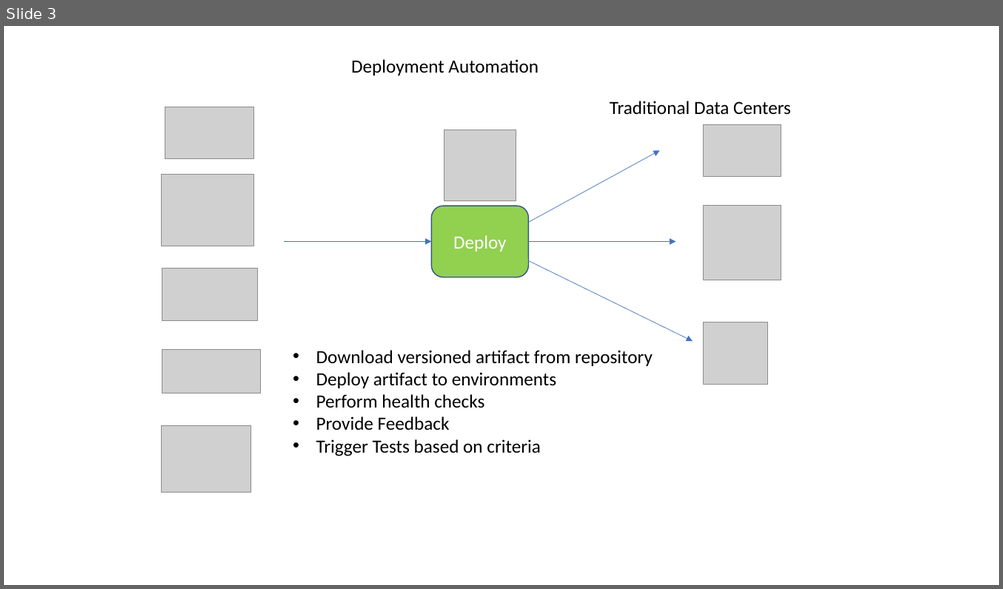
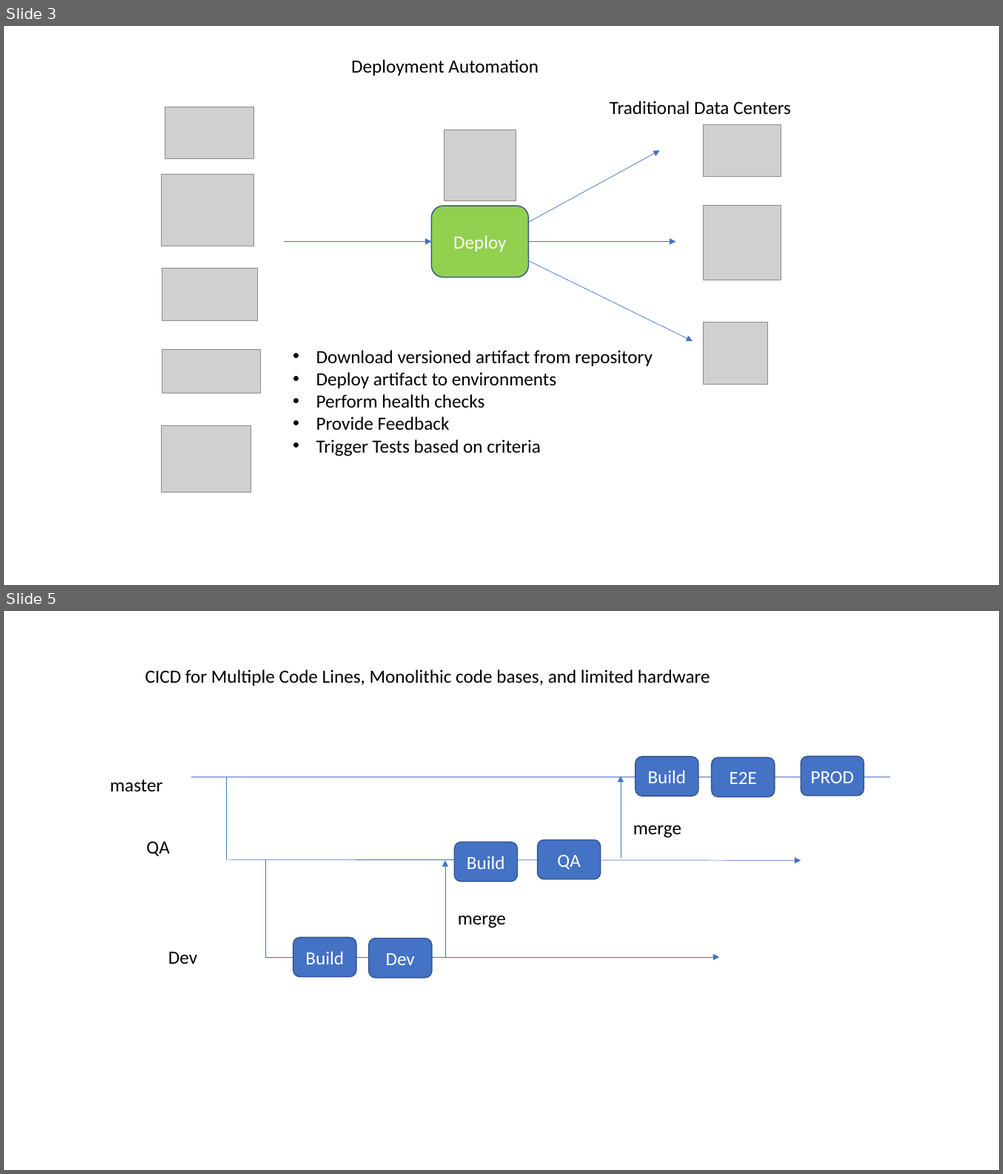
Before and after one commit to varsharaju/product-doc-sample, a slide deck: Resume.pptx. Shown one above the other, each under a label of ours: slide 3 before the commit, slides 3 and 5 after it; the slides between them are not shown. The pictures are 1003x589 and 1003x1174 pixels, drawn with LibreOffice and Linux fonts; fonts in the diff are those of the drawing; grey boxes stand for pictures. Boxes give left, top, right and bottom in pixels: in the first picture for what was removed or moved away, otherwise in the second. Text is boxed around its words. In the diff, an @@ line names an element or a change of style, - is before the commit and + after.

```diff
--- a/Resume.pptx
+++ b/Resume.pptx
@@ slide 5 added at [4, 611, 999, 1170], background #FFFFFF @@
@@ text added at [145, 669, 710, 686], 18 pt, text #000000 @@
+CICD for Multiple Code Lines, Monolithic code bases, and limited hardware
@@ rounded rectangle added at [635, 757, 698, 796], fill #4472C4, outline #325491 1 pt, 18 pt, text #FFFFFF @@
+Build
@@ rounded rectangle added at [711, 758, 774, 797], fill #4472C4, outline #325491 1 pt, 18 pt, text #FFFFFF @@
+E2E
@@ rounded rectangle added at [801, 757, 864, 796], fill #4472C4, outline #325491 1 pt, 18 pt, text #FFFFFF @@
+PROD
@@ text added at [110, 780, 162, 792], 18 pt, text #000000 @@
+master
@@ line added from (191, 777) to (890, 777), #4472C4 0.5 pt @@
@@ line added from (226, 777) to (226, 860), #4472C4 0.5 pt @@
@@ arrow added from (620, 859) to (620, 776), #4472C4 0.5 pt @@
@@ text added at [633, 825, 681, 838], 18 pt, text #000000 @@
+merge
@@ text added at [146, 841, 169, 857], 18 pt, text #000000 @@
+QA
@@ rounded rectangle added at [455, 843, 518, 882], fill #4472C4, outline #325491 1 pt, 18 pt, text #FFFFFF @@
+Build
@@ rounded rectangle added at [538, 840, 600, 880], fill #4472C4, outline #325491 1 pt, 18 pt, text #FFFFFF @@
+QA
@@ arrow added from (226, 860) to (801, 861), #4472C4 0.5 pt @@
@@ line added from (266, 860) to (266, 957), #4472C4 0.5 pt @@
@@ arrow added from (445, 959) to (445, 861), #4472C4 0.5 pt @@
@@ text added at [458, 915, 506, 928], 18 pt, text #000000 @@
+merge
@@ rounded rectangle added at [293, 938, 356, 977], fill #4472C4, outline #325491 1 pt, 18 pt, text #FFFFFF @@
+Build
@@ rounded rectangle added at [369, 939, 432, 978], fill #4472C4, outline #325491 1 pt, 18 pt, text #FFFFFF @@
+Dev
@@ text added at [168, 951, 197, 964], 18 pt, text #000000 @@
+Dev
@@ arrow added from (266, 957) to (720, 957), #4472C4 0.5 pt @@
```
Also in this commit, not shown: 1 other slide added, 12 other files.
